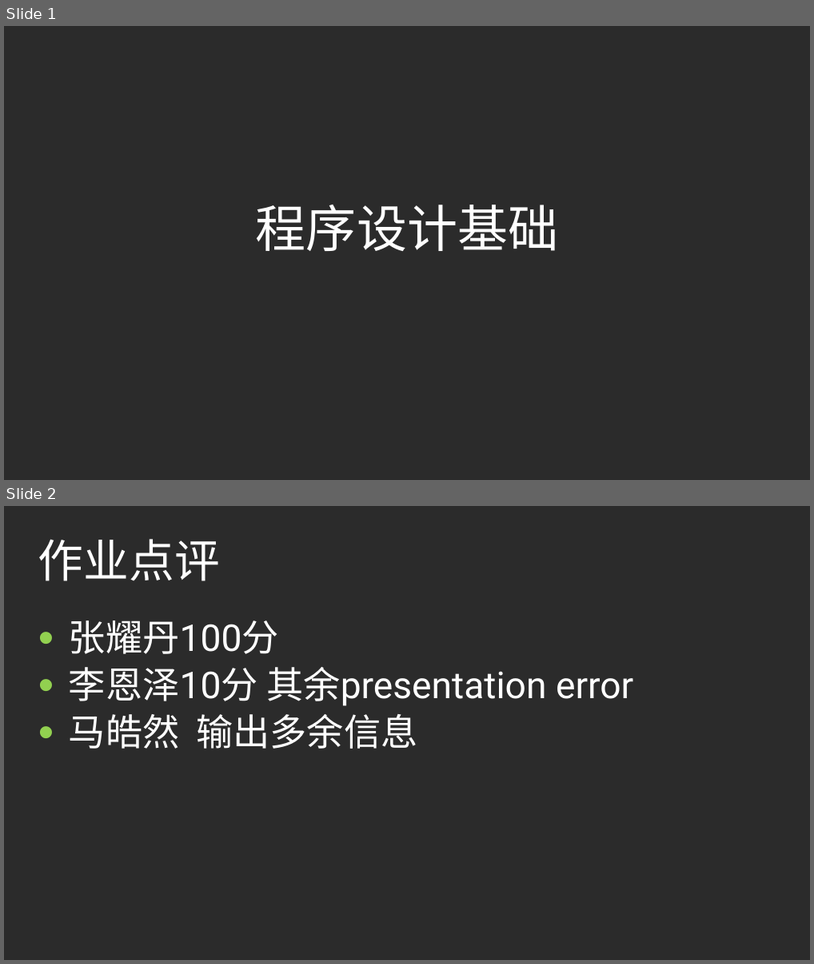
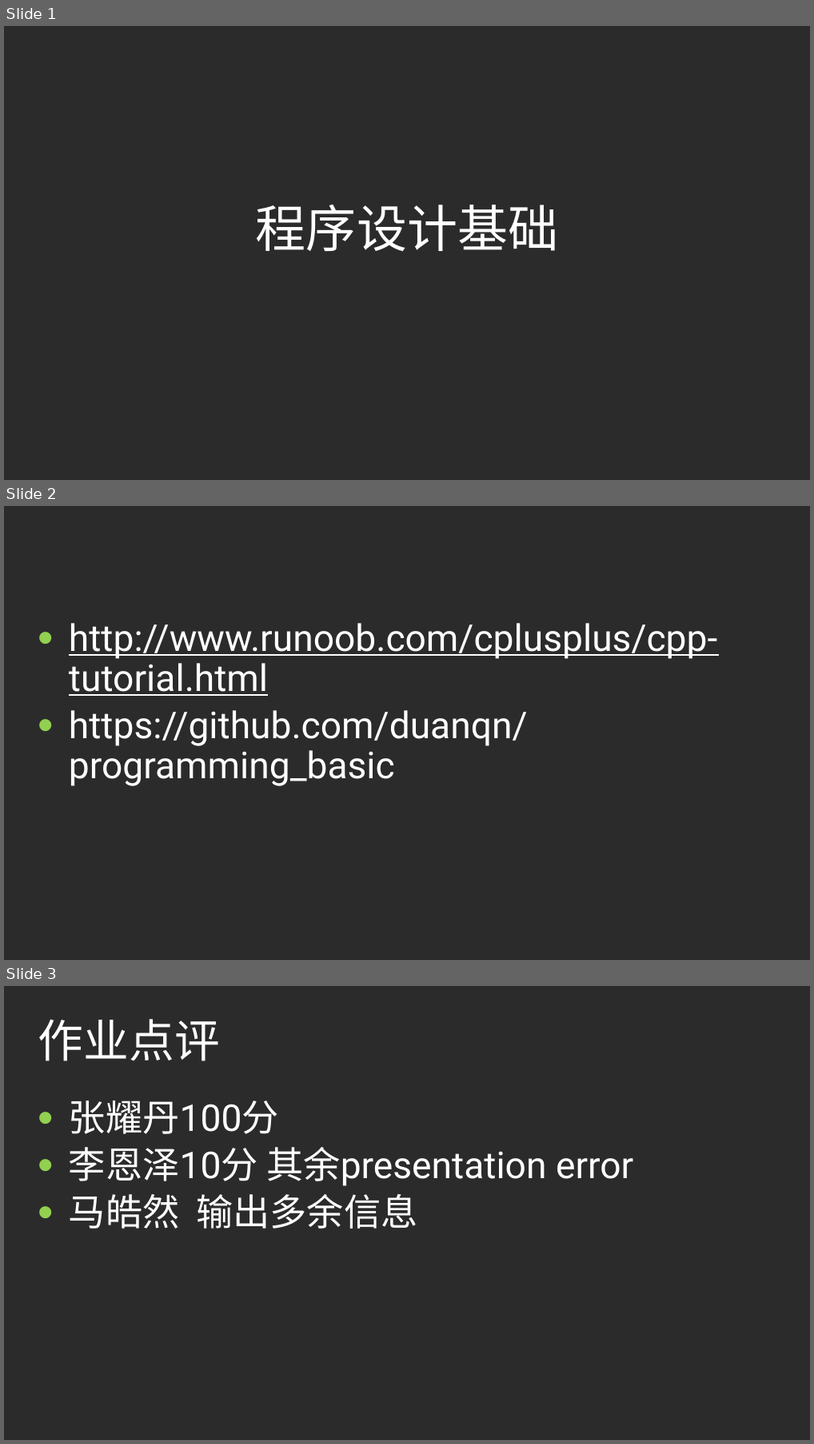
Before and after one commit to duanqn/programming_basic, a slide deck: slides/lec3.pptx. Shown one above the other, each under a label of ours: slides 1 and 2 before the commit, slides 1, 2 and 3 after it. The pictures are 814x964 and 814x1444 pixels, drawn with LibreOffice and Linux fonts; fonts in the diff are those of the drawing; background and template pictures are left out; a plain dark background stands for a picture behind light text. Boxes give left, top, right and bottom in pixels: in the first picture for what was removed or moved away, otherwise in the second. Text is boxed around its words. In the diff, an @@ line names an element or a change of style, - is before the commit and + after.

Commit message:
Mod lecture 3

```diff
--- a/slides/lec3.pptx
+++ b/slides/lec3.pptx
@@ slide 2 added at (4, 506, 810, 960), background picture (left out) @@
@@ text added at (69, 623, 718, 786), 44 pt, text #FFFFFF, underline @@
+• http://www.runoob.com/cplusplus/cpp-tutorial.html
+• https://github.com/duanqn/programming_basic
@@ what was slide 2 is now slide 3 @@
```
